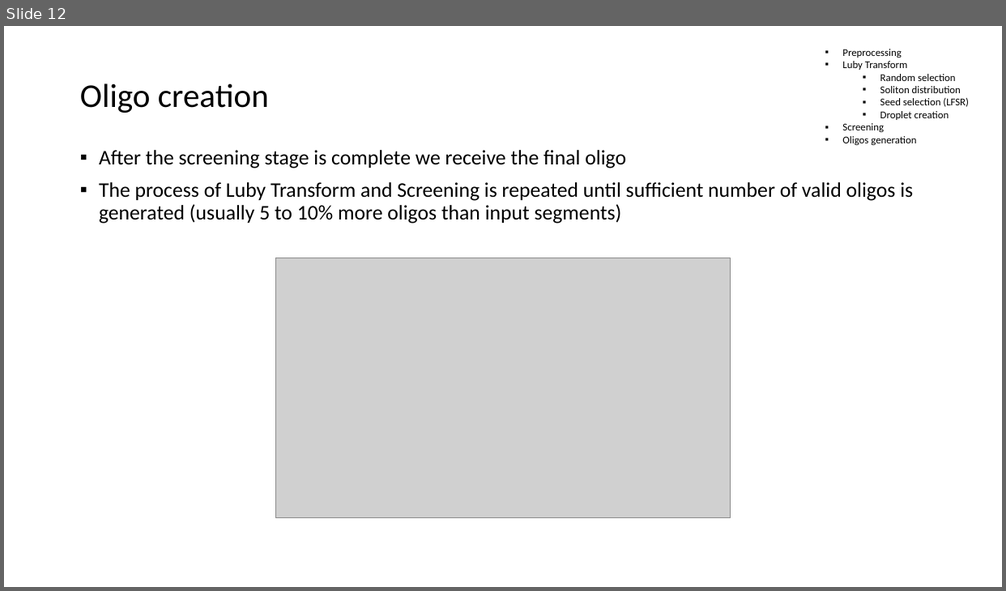
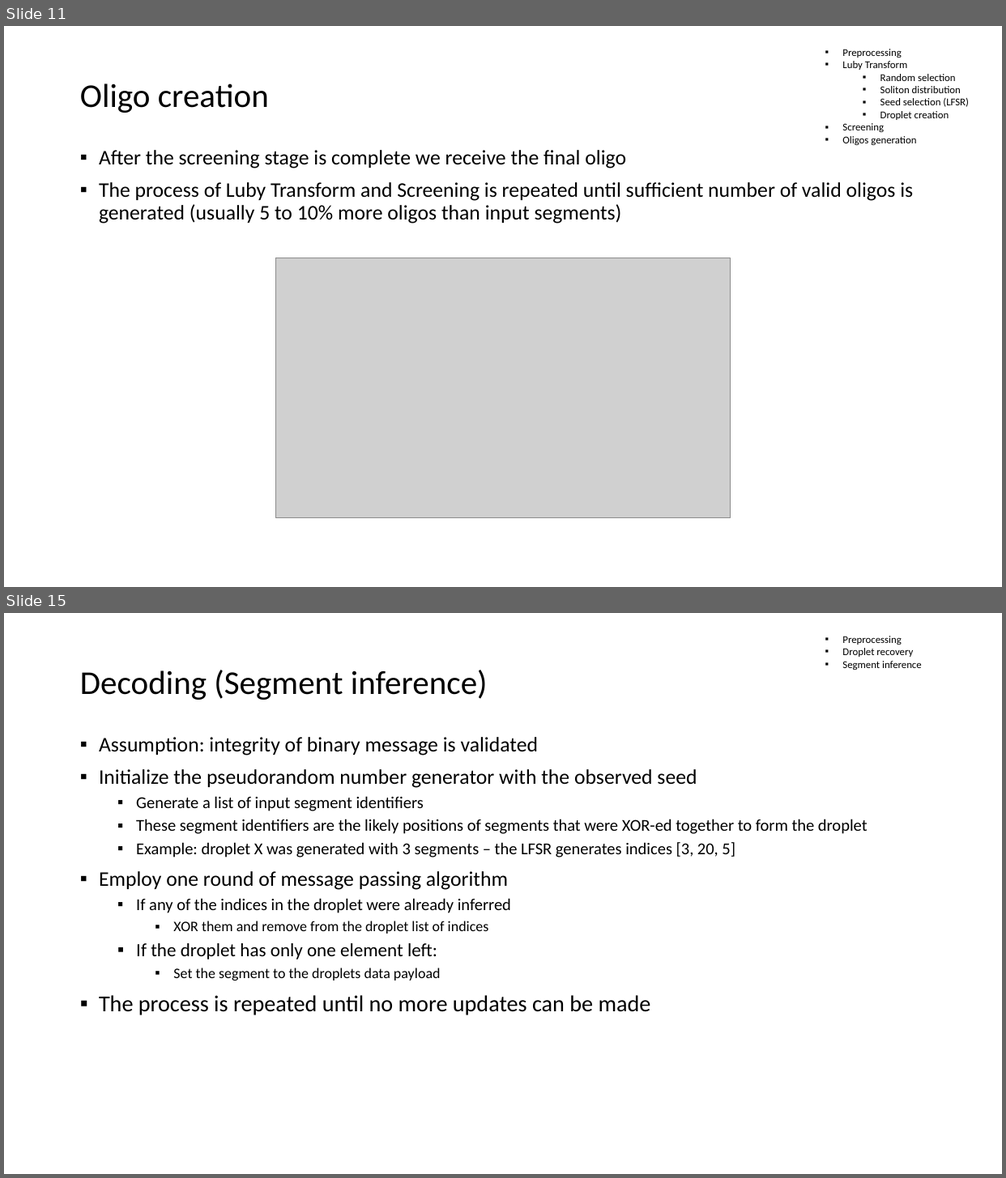
Before and after one commit to NakoNachev/dna_fountain, a slide deck: DNA Fountain_presi.pptx. Shown one above the other, each under a label of ours: slide 12 before the commit, slides 11 and 15 after it; the slides between them are not shown. The pictures are 1006x591 and 1006x1178 pixels, drawn with LibreOffice and Linux fonts; fonts in the diff are those of the drawing; grey boxes stand for pictures. Boxes give left, top, right and bottom in pixels: in the first picture for what was removed or moved away, otherwise in the second. Text is boxed around its words. In the diff, an @@ line names an element or a change of style, - is before the commit and + after.

```diff
--- a/DNA Fountain_presi.pptx
+++ b/DNA Fountain_presi.pptx
@@ slide 15 added at bbox=[4, 613, 1002, 1174], background #FFFFFF @@
@@ text added at bbox=[842, 636, 922, 671], 10 pt, text #000000 @@
+  ▪ Preprocessing
+  ▪ Droplet recovery
+  ▪ Segment inference
@@ title added at bbox=[80, 670, 488, 700], 32 pt, text #000000 @@
+Decoding (Segment inference)
@@ text added at bbox=[99, 737, 867, 1016], 16 pt, text #000000 @@
+▪ Assumption: integrity of binary message is validated
+▪ Initialize the pseudorandom number generator with the observed seed
+  ▪ Generate a list of input segment identifiers
+  ▪ These segment identifiers are the likely positions of segments that were XOR-ed together to form the droplet
+  ▪ Example: droplet X was generated with 3 segments – the LFSR generates indices [3, 20, 5]
+▪ Employ one round of message passing algorithm
+  ▪ If any of the indices in the droplet were already inferred
+    ▪ XOR them and remove from the droplet list of indices
+  ▪ If the droplet has only one element left:
+    ▪ Set the segment to the droplets data payload
+▪ The process is repeated until no more updates can be made
@@ what was slide 12 is now slide 11 @@
```
Also in this commit, not shown: 2 slides changed, 6 other slides added.
